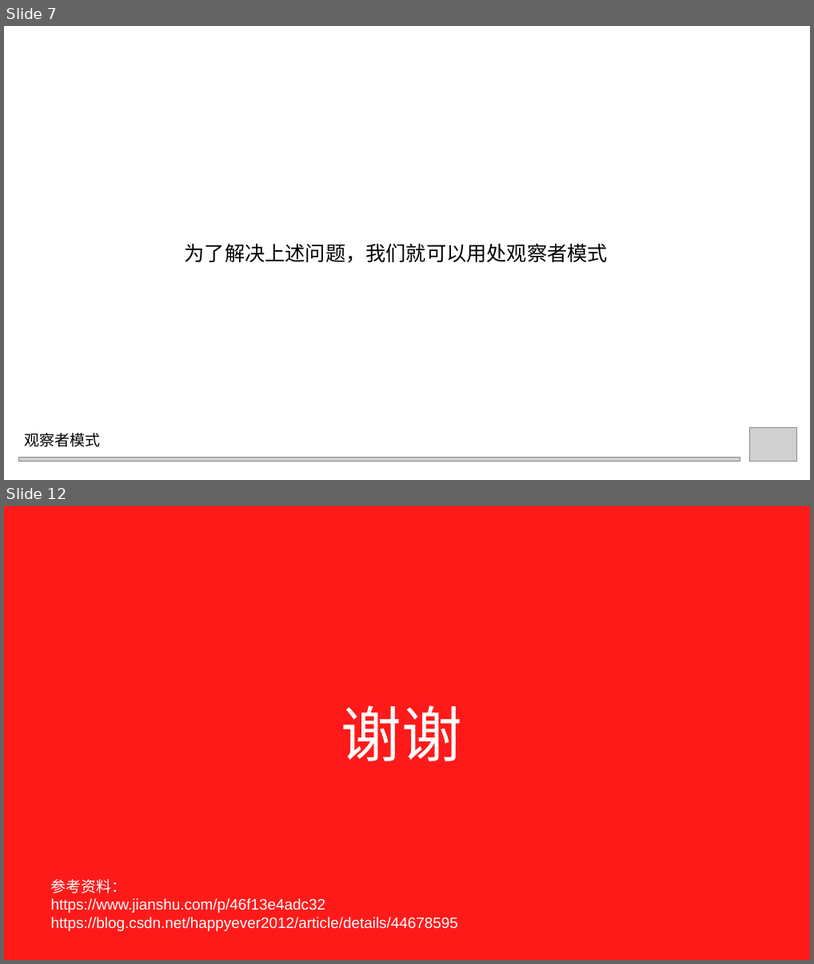
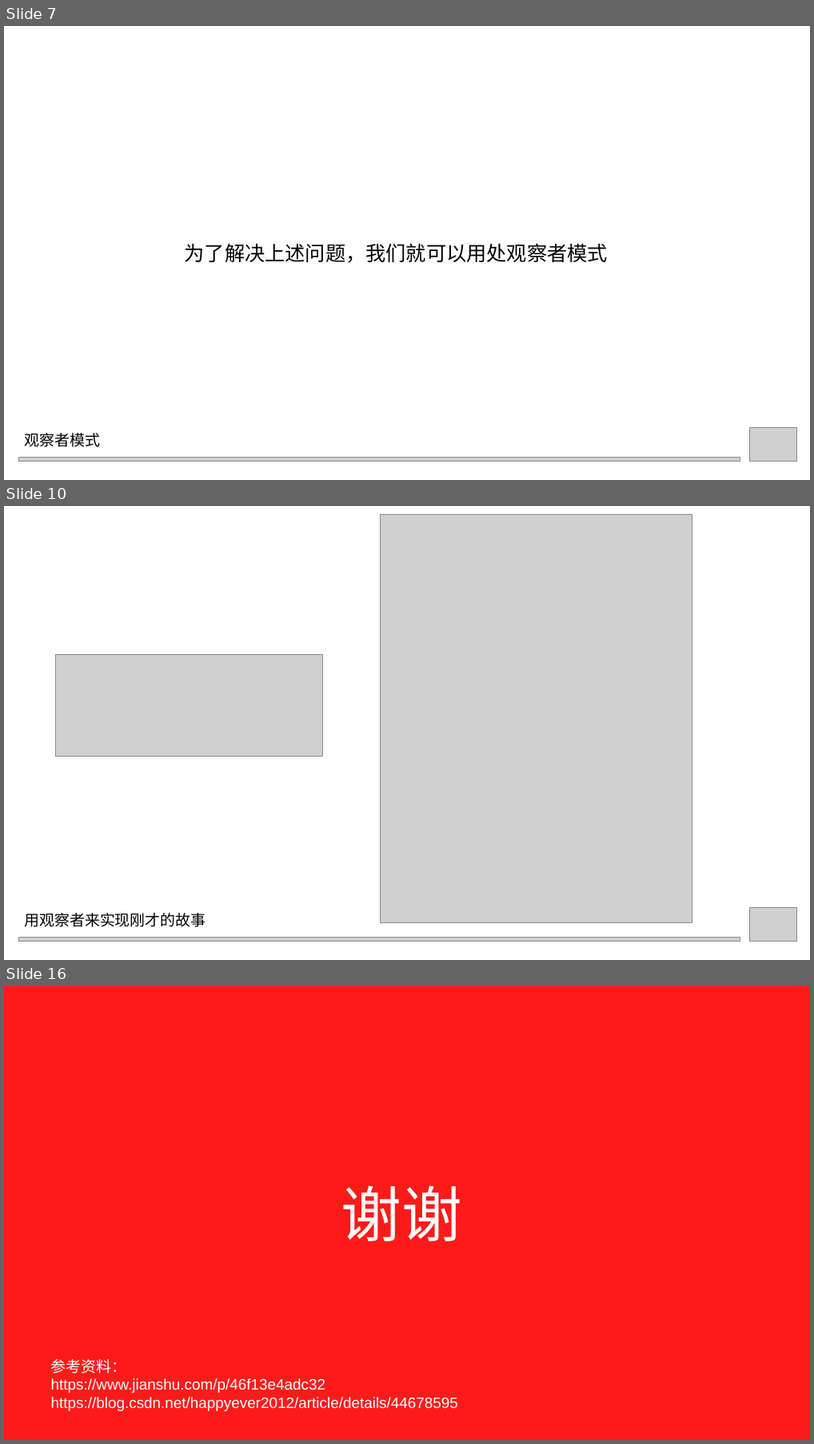
Before and after one commit to lujianzhi/DesignPatterns, a slide deck: ppt/设计模式_观察者模式_卢建至.pptx. Shown one above the other, each under a label of ours: slides 7 and 12 before the commit, slides 7, 10 and 16 after it; the slides between them are not shown. The pictures are 814x964 and 814x1444 pixels, drawn with LibreOffice and Linux fonts; fonts in the diff are those of the drawing; grey boxes stand for pictures. Boxes give left, top, right and bottom in pixels: in the first picture for what was removed or moved away, otherwise in the second. Text is boxed around its words. In the diff, an @@ line names an element or a change of style, - is before the commit and + after.

Commit message:
观察者模式分享demo

```diff
--- a/ppt/设计模式_观察者模式_卢建至.pptx
+++ b/ppt/设计模式_观察者模式_卢建至.pptx
@@ slide 10 added at (4,506,810,960), background #FFFFFF @@
@@ picture added at (381,515,693,922) @@
@@ picture added at (55,655,323,756) @@
@@ text added at (25,912,206,927), 18 pt, text #000000 @@
+用观察者来实现刚才的故事
@@ picture added at (750,908,798,941) @@
@@ picture added at (18,936,741,941) @@
@@ what was slide 12 is now slide 16 @@
```
Also in this commit, not shown: 2 slides changed, 5 other slides added, 2 slides removed, 8 other files.
